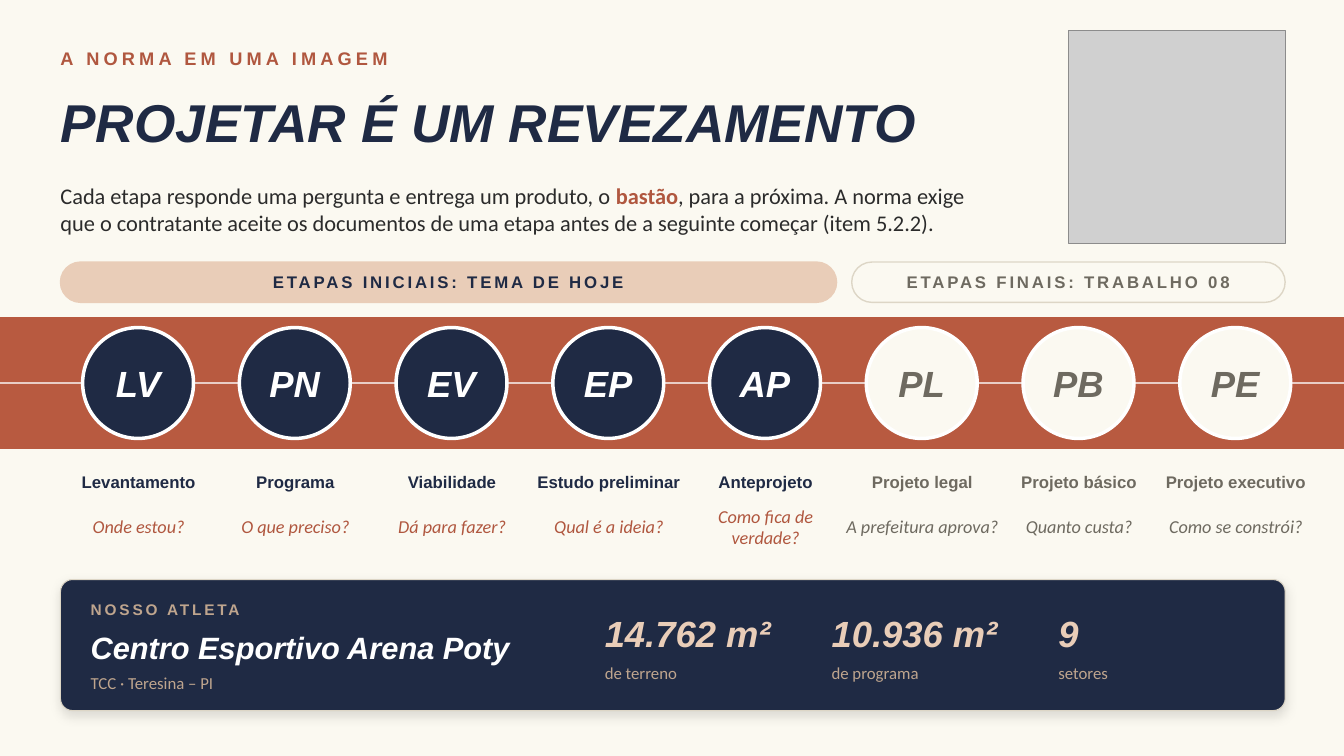
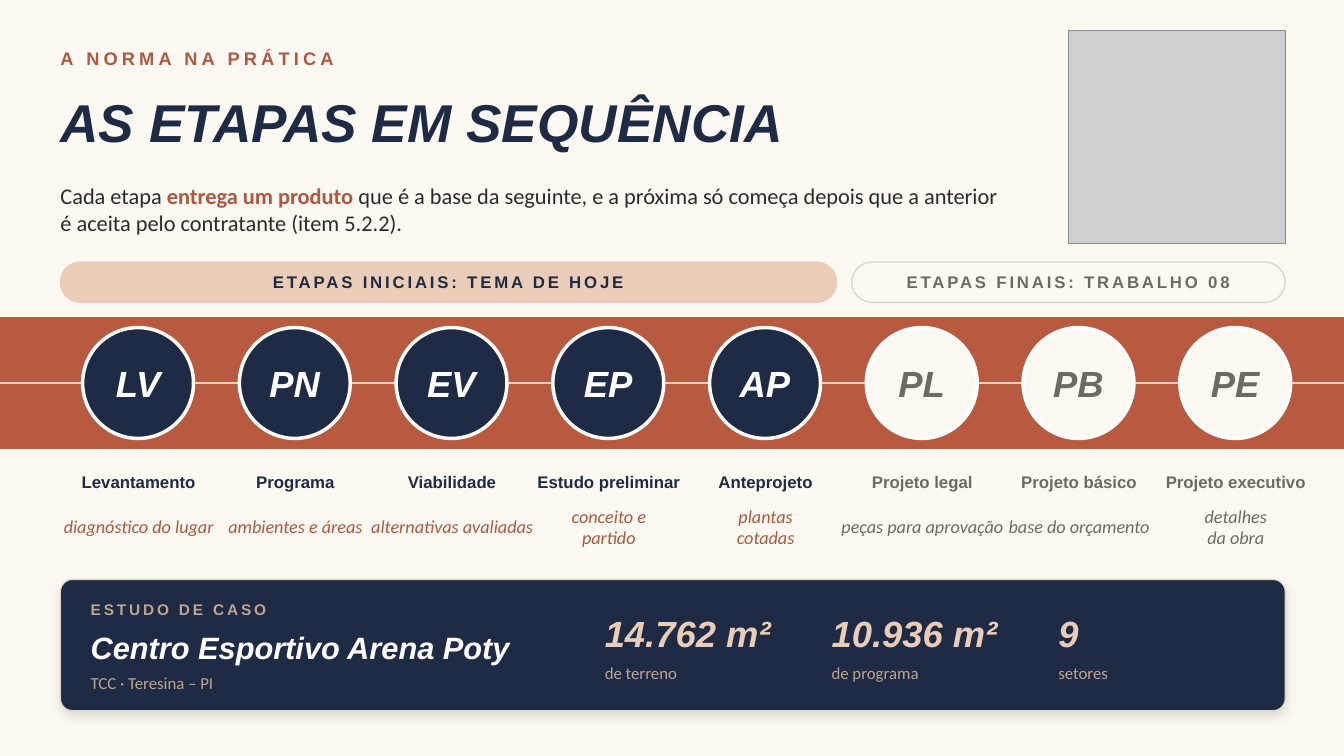
Before and after one commit to arqlais/slide, a slide deck: slide 3 of Claudio_Castro_de_Oliveira_Junior.pptx. Drawn at 1344x756 pixels with LibreOffice and Linux fonts; fonts in the diff are those of the drawing; grey boxes stand for pictures. Boxes give left, top, right and bottom in pixels: in the first picture for what was removed or moved away, otherwise in the second. Text is boxed around its words. In the diff, an @@ line names an element or a change of style, - is before the commit and + after.

```diff
--- a/Claudio_Castro_de_Oliveira_Junior.pptx
+++ b/Claudio_Castro_de_Oliveira_Junior.pptx
@@ text at (60, 51, 334, 65): text changed @@
-A NORMA EM UMA IMAGEM
+A NORMA NA PRÁTICA
@@ text at (60, 100, 782, 153): text changed @@
-PROJETAR É UM REVEZAMENTO
+AS ETAPAS EM SEQUÊNCIA
@@ text at (60, 188, 997, 235): text changed @@
-Cada etapa responde uma pergunta e entrega um produto, o bastão, para a próxima. A norma exige que o contratante aceite os documentos de uma etapa antes de a seguinte começar (item 5.2.2).
+Cada etapa entrega um produto que é a base da seguinte, e a próxima só começa depois que a anterior é aceita pelo contratante (item 5.2.2).
@@ text at (64, 520, 213, 536): text changed @@
-Onde estou?
+diagnóstico do lugar
@@ text at (228, 520, 363, 533): text changed @@
-O que preciso?
+ambientes e áreas
@@ text at (371, 520, 533, 533): text changed @@
-Dá para fazer?
+alternativas avaliadas
@@ text at (572, 510, 646, 547): text changed @@
-Qual é a ideia?
+conceito e
+partido
@@ text at (737, 510, 795, 544): text changed @@
-Como fica de verdade?
+plantas
+cotadas
@@ text at (841, 521, 1004, 536): text changed @@
-A prefeitura aprova?
+peças para aprovação
@@ text at (1009, 520, 1150, 536): text changed @@
-Quanto custa?
+base do orçamento
@@ text at (1205, 510, 1267, 544): text changed @@
-Como se constrói?
+detalhes
+da obra
@@ text at (91, 604, 266, 615): text changed @@
-NOSSO ATLETA
+ESTUDO DE CASO
```
Also in this commit, not shown: 9 other slides changed, 3 other files.
